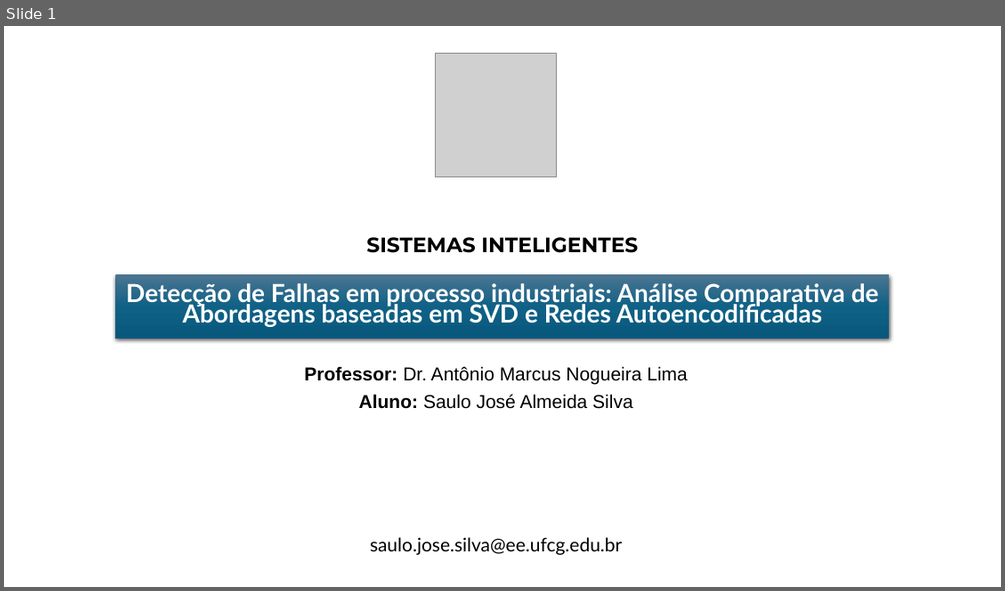
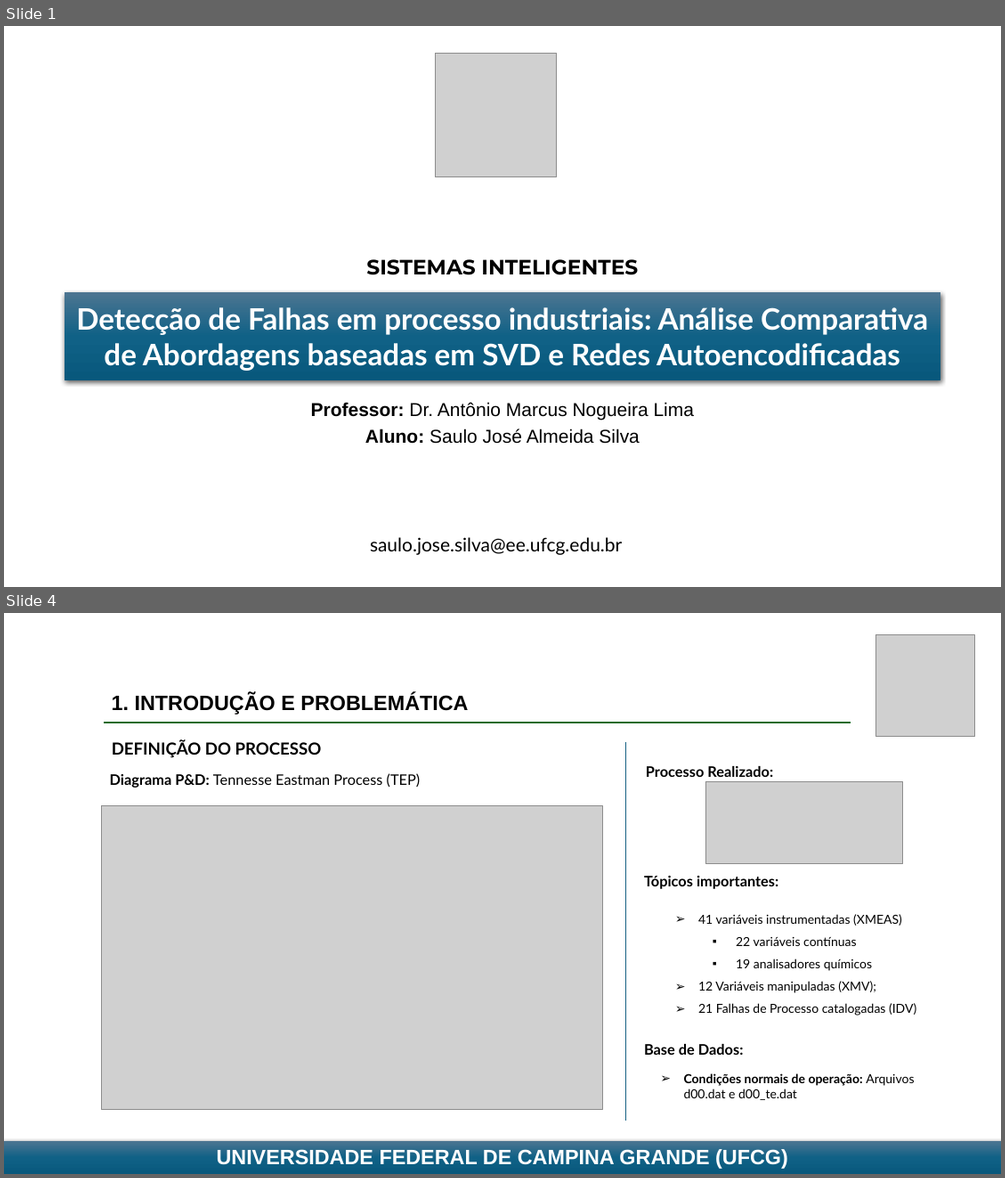
Before and after one commit to SauloJose/SistemasInteligentes2026, a slide deck: Atividade 3 - Identificação de Falhas/Apresentação 3 - FALTAS - Saulo.pptx. Shown one above the other, each under a label of ours: slide 1 before the commit, slides 1 and 4 after it; the slides between them are not shown. The pictures are 1005x591 and 1005x1178 pixels, drawn with LibreOffice and Linux fonts; fonts in the diff are those of the drawing; grey boxes stand for pictures. Boxes give left, top, right and bottom in pixels: in the first picture for what was removed or moved away, otherwise in the second. Text is boxed around its words. In the diff, an @@ line names an element or a change of style, - is before the commit and + after.

```diff
--- a/Atividade 3 - Identificação de Falhas/Apresentação 3 - FALTAS - Saulo.pptx
+++ b/Atividade 3 - Identificação de Falhas/Apresentação 3 - FALTAS - Saulo.pptx
@@ slide 4 added at <box>4,613,1001,1174</box>, background #FFFFFF @@
@@ picture added at <box>876,634,975,736</box> @@
@@ text added at <box>112,693,468,714</box>, 20 pt, text #000000, bold @@
+1. INTRODUÇÃO E PROBLEMÁTICA
@@ line added from (105, 723) to (850, 723), #196B24 2 pt @@
@@ text added at <box>112,740,322,758</box>, 16 pt, text #000000, bold @@
+DEFINIÇÃO DO PROCESSO
@@ line added from (626, 742) to (626, 1120), #156082 1.5 pt @@
@@ text added at <box>646,766,773,777</box>, 14 pt, text #000000, bold @@
+Processo Realizado:
@@ text added at <box>110,773,421,787</box>, 14 pt, text #000000 @@
+Diagrama P&D: Tennesse Eastman Process (TEP)
@@ picture added at <box>705,781,903,863</box> @@
@@ picture added at <box>102,805,603,1110</box> @@
@@ text added at <box>644,876,778,889</box>, 14 pt, text #000000, bold @@
+Tópicos importantes:
@@ text added at <box>698,914,916,1015</box>, 12 pt, text #000000 @@
+➢ 41 variáveis instrumentadas (XMEAS)
+  ▪ 22 variáveis contínuas
+  ▪ 19 analisadores químicos
+➢ 12 Variáveis manipuladas (XMV);
+➢ 21 Falhas de Processo catalogadas (IDV)
@@ text added at <box>644,1044,744,1054</box>, 14 pt, text #000000, bold @@
+Base de Dados:
@@ text added at <box>684,1073,914,1100</box>, 12 pt, text #000000, bold @@
+➢ Condições normais de operação: Arquivos d00.dat e d00_te.dat
@@ rectangle added at <box>4,1141,1001,1174</box>, fill gradient #4C7591 to #106287 to #09597D, 20 pt, text #FFFFFF, bold @@
+UNIVERSIDADE FEDERAL DE CAMPINA GRANDE (UFCG)
@@ slide 1 changed as well @@
@@ text "SISTEMAS INTELIGENTES": place and size @@
-text "SISTEMAS INTELIGENTES" at <box>366,237,638,253</box>
+text "SISTEMAS INTELIGENTES" at <box>366,259,638,275</box>
@@ rectangle "Detecção de Falhas em processo ...": place and size @@
-rectangle "Detecção de Falhas em processo ..." at <box>115,274,890,338</box>
+rectangle "Detecção de Falhas em processo ..." at <box>65,292,941,379</box>
@@ rectangle "Detecção de Falhas em processo ..." at <box>65,292,941,379</box>: size 24 to 28.5 pt; line spacing 0.7 to 1 @@
@@ subtitle "Professor: Dr. Antônio Marcus Nogueira ...": place and size @@
-subtitle "Professor: Dr. Antônio Marcus Nogueira ..." at <box>304,366,688,409</box>
+subtitle "Professor: Dr. Antônio Marcus Nogueira ..." at <box>311,402,695,443</box>
```
Also in this commit, not shown: 7 other slides changed, 14 other slides added, 7 other files.
